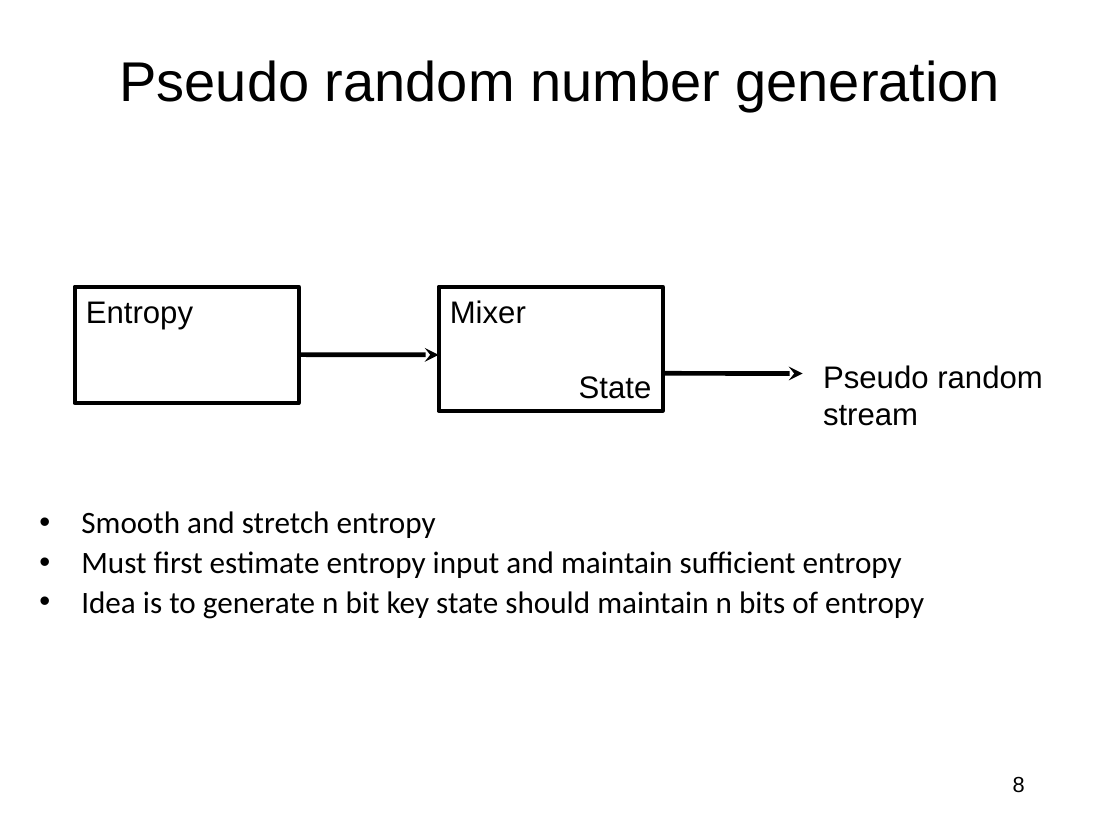
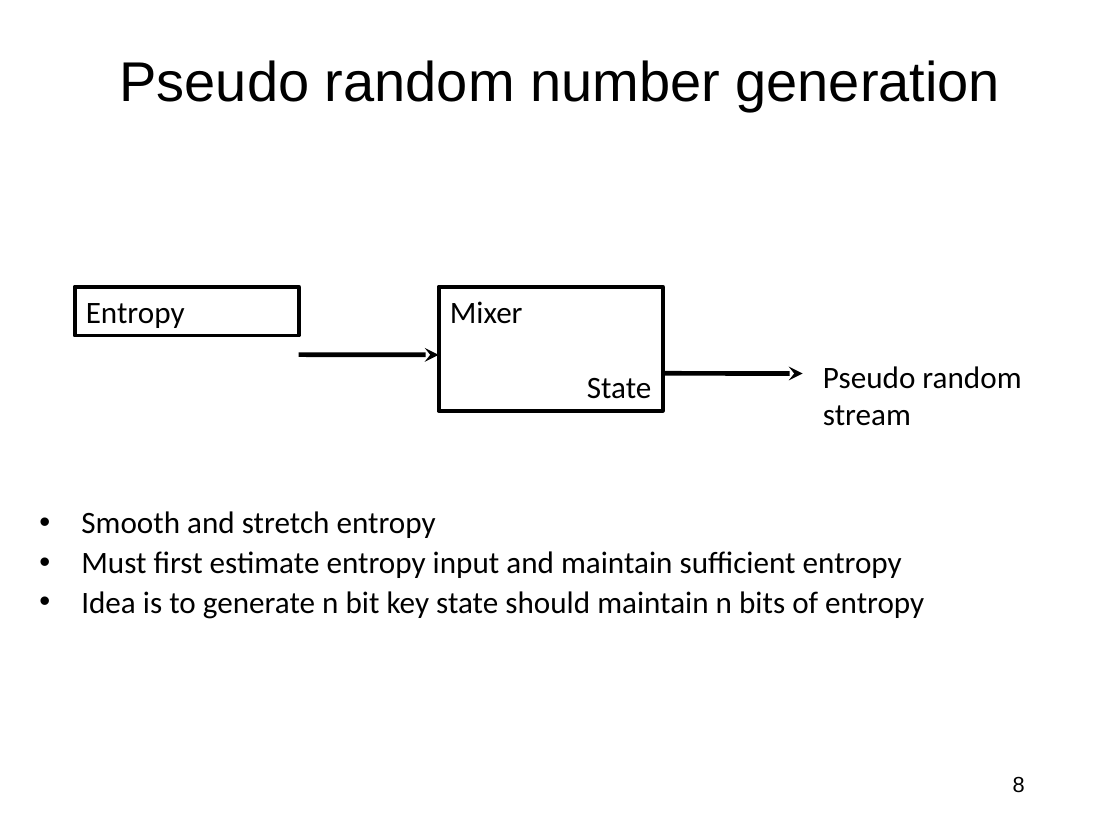
Before and after one commit to jlmucb/class_notes, a slide deck: slide 8 of BerkeleyClass/CS290Spring2013/Lectures/Cryptoclass9.pptx. Drawn at 1120x840 pixels with LibreOffice and Linux fonts; fonts in the diff are those of the drawing. Boxes give left, top, right and bottom in pixels: in the first picture for what was removed or moved away, otherwise in the second. Text is boxed around its words. In the diff, an @@ line names an element or a change of style, - is before the commit and + after.

```diff
--- a/BerkeleyClass/CS290Spring2013/Lectures/Cryptoclass9.pptx
+++ b/BerkeleyClass/CS290Spring2013/Lectures/Cryptoclass9.pptx
@@ font Arial to Calibri in 3 elements at [439, 287, 663, 411], [823, 366, 1021, 426], [75, 287, 299, 336] @@
@@ rectangle "Entropy": place and size @@
-rectangle "Entropy" at [75, 287, 299, 403]
+rectangle "Entropy" at [75, 287, 299, 336]
```
Also in this commit, not shown: 5 other slides changed, 11 other files.
